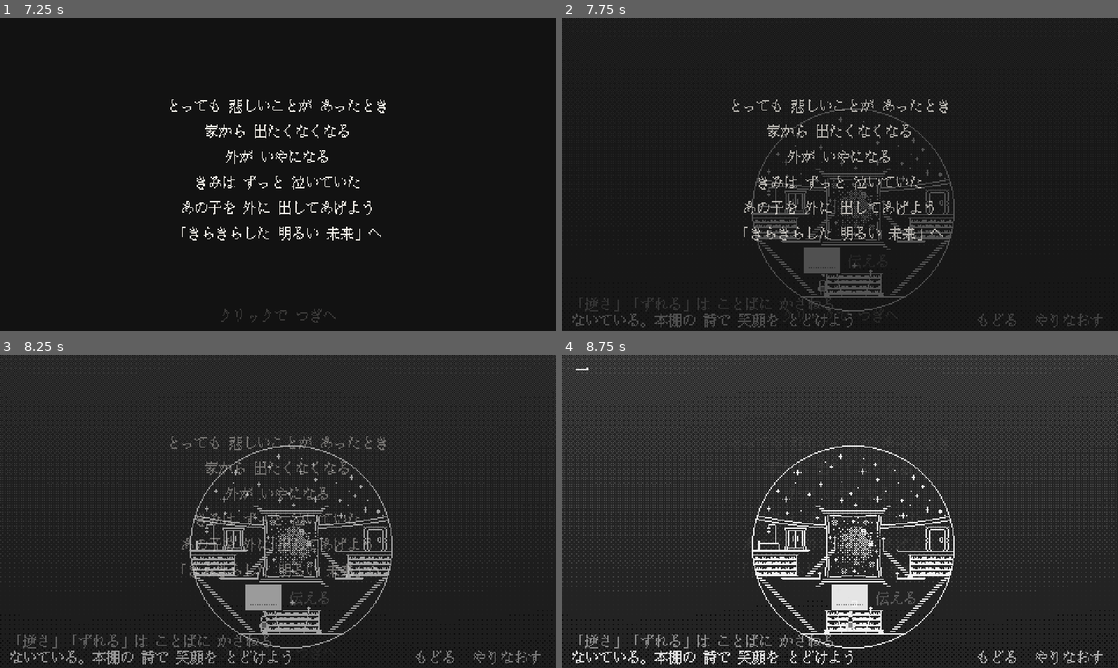
Above: before the commit, frames 1-4 (two rows, left to right).
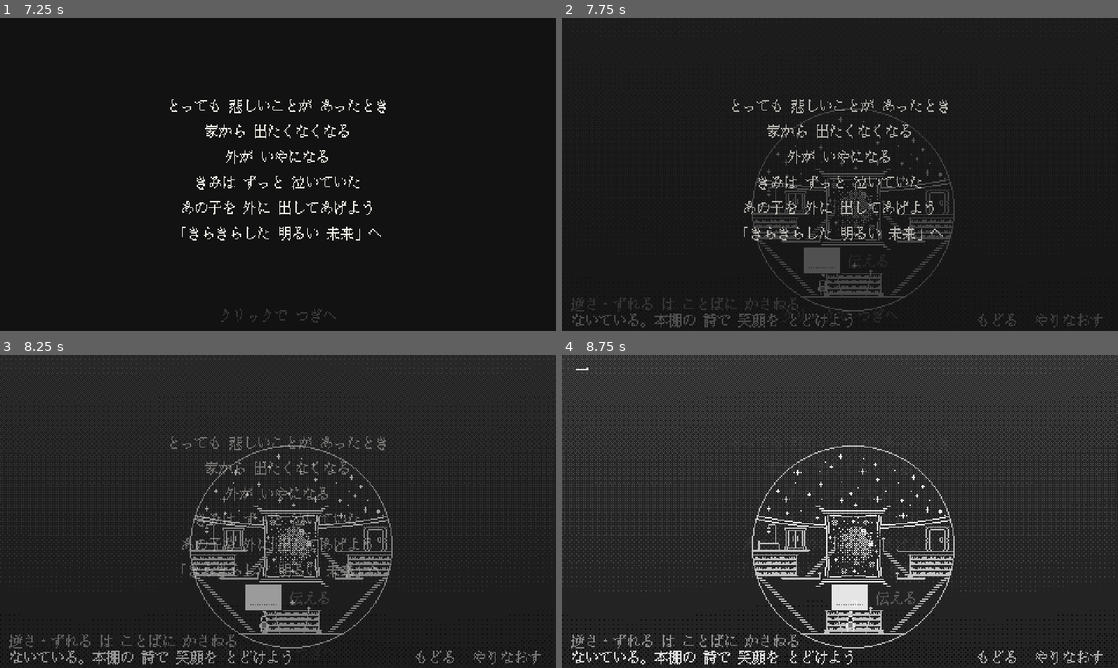
Above: after the commit, the same moments.

Repository: tmichiya/toru-3jam
Game: Godot game, scene res://scenes/main.tscn
The game is run twice, just before and just after one commit, with the same random seed, the same clock (stepped at 60 frames per second) and the same inputs.
Inputs (mouse positions are in pixels of both pictures, inside the frame that each line leads up to):
- Up to frame 1 (7.25 s): click "やりなおす" at 0.5 s; click "もどる" at 1.25 s; click "やりなおす" at 2 s; click "もどる" at 2.75 s; click "やりなおす" at 3.5 s; click "もどる" at 4.25 s; tap Enter at 5 s; drag from (278, 174) to (333, 105) at 5.02 s; drag from (166, 190) to (250, 237) at 5.77 s; move the mouse to (333, 105) at 6.52 s; tap R at 6.6 s; click (333, 105) at 6.67 s
- Up to frame 2 (7.75 s): drag from (812, 237) to (673, 127) at 7.27 s
- Up to frame 3 (8.25 s): move the mouse to (444, 558) at 8.02 s; tap Z at 8.1 s; click (444, 558) at 8.17 s
- Up to frame 4 (8.75 s): tap Space at 8.27 s

Frame 1 is identical in both runs. In frame 2, 0.6% of the frame differs, in the area x 1-49%, y 89-94%; in frame 3, 2.7%; in frame 4, 2.8%, in the area x 1-71%, y 28-94%.

Commit message:
色を全体的に増やし、エンディングの見た目を整える
色の言葉を選んでいる間は画面の彩度が上がり、部屋の線もその色に染まる。エンディングでは詩が消えて最後の文だけが残る。操作説明を短くして部屋と重ならないように。スクリーンショット確認を冒頭の文章と新しい解き方に更新。

Co-Authored-By: Claude Opus 5.5 <noreply@anthropic.com>

Diff:
--- a/scripts/main.gd
+++ b/scripts/main.gd
@@ -24,7 +24,7 @@
 func _ready() -> void:
 	game.load_poem(POEM_PATH)
 	background.setup(game, poem_view)
-	props.setup(game)
+	props.setup(game, [$World/RoomBG, $World/Room])
 	player.setup(game)
 	poem_view.setup(game)
 	fx.setup(game, poem_view, player)
--- a/scripts/poem_view.gd
+++ b/scripts/poem_view.gd
@@ -163,6 +163,11 @@
 	match ev["kind"]:
 		"collect":
 			select_page(ev["poem"])
+		"ending":
+			# エンディングの文と重ならないよう、詩はそっと消える
+			create_tween().tween_property(self, "modulate:a", 0.0, 1.5).set_delay(1.5)
+		"undo":
+			modulate.a = 1.0
 		"transform":
 			for uid in ev["uids"]:
 				if _nodes.has(uid):
--- a/scripts/room_props.gd
+++ b/scripts/room_props.gd
@@ -3,22 +3,31 @@
 ## 部屋の絵の上に重ねる小さな演出。
 ##  - 開いていて詩が残っている本棚・窓に、きらきらした目印
 ##  - エンディングで扉が開き、光がこぼれる
+##  - 部屋の線を今の色 (色の言葉) に染める
 ## 座標は部屋の絵のピクセル座標。
 
 const MARK_COLOR := Color("fff1a0")
 const LIGHT := Color("fff1b0")
 
+const TINT := 0.45  # 部屋の線を今の色にどれだけ染めるか
+
 var game: Game
+var _tinted: Array = []  # 今の色に染める CanvasItem (部屋の絵)
 var _t := 0.0
 var _open := 0.0
 
 
-func setup(g: Game) -> void:
+func setup(g: Game, tinted: Array) -> void:
 	game = g
+	_tinted = tinted
 	g.state_changed.connect(_apply)
+	_apply()
 
 
 func _apply() -> void:
+	var c := Color.WHITE.lerp(game.palette_color(game.state.d["color"], 0), TINT)
+	for item in _tinted:
+		create_tween().tween_property(item, "modulate", c, 1.0)
 	var target := 1.0 if game.state.d["ended"] else 0.0
 	if not is_equal_approx(target, _open):
 		var tw := create_tween()
--- a/scripts/saturation.gd
+++ b/scripts/saturation.gd
@@ -2,7 +2,7 @@
 extends ColorRect
 ## 画面全体の彩度を場面の進みに合わせて上げる (はじめはグレイスケール)。
 
-const FADE_TIME := 2.5
+const FADE_TIME := 1.6
 
 var game: Game
 var _mat: ShaderMaterial
@@ -18,10 +18,14 @@
 	_mat.set_shader_parameter("saturation", _value)
 
 
+## 場面の彩度 + 色の言葉を選んでいる間は color_boost だけ色が濃くなる
 func _target() -> float:
 	if game.state.d["ended"]:
 		return 1.0
-	return float(game.stage_def().get("saturation", 0.0))
+	var v := float(game.stage_def().get("saturation", 0.0))
+	if game.state.d["color"] != "gray":
+		v += float(game.poem.get("color_boost", 0.0))
+	return clampf(v, 0.0, 1.0)
 
 
 func _apply() -> void:
--- a/scripts/ui.gd
+++ b/scripts/ui.gd
@@ -10,6 +10,7 @@
 var view: PoemView
 
 var _hint_label: Label
+var _help_label: Label
 var _ending_label: Label
 var _tell_button: Button
 var _tabs: Dictionary = {}  # 詩の id -> Button
@@ -22,9 +23,9 @@
 	mouse_filter = Control.MOUSE_FILTER_IGNORE
 	_hint_label = _make_label("", Vector2(MARGIN, 254))
 	_hint_label.add_theme_color_override("font_color", UIConst.HILITE_COLOR)
-	var help := _make_label("「逆さ」「ずれる」は ことばに かさねる", Vector2(MARGIN, 240))
-	help.modulate.a = 0.55
-	_ending_label = _make_label("", Vector2(0, 60))
+	_help_label = _make_label("逆さ・ずれる は ことばに かさねる", Vector2(MARGIN, 240))
+	_help_label.modulate.a = 0.55
+	_ending_label = _make_label("", Vector2(0, 40))
 	_ending_label.size = Vector2(UIConst.SCREEN.x, 16)
 	_ending_label.horizontal_alignment = HORIZONTAL_ALIGNMENT_CENTER
 	_ending_label.add_theme_color_override("font_color", UIConst.HILITE_COLOR)
@@ -52,6 +53,7 @@
 		create_tween().tween_property(_hint_label, "visible_ratio", 1.0, 0.05 * h.length())
 	_tell_button.disabled = game.state.message().is_empty()
 	_tell_button.visible = game.capacity() > 0
+	_help_label.visible = not game.state.d["ended"]
 	if not game.state.d["ended"]:
 		_ending_label.text = ""
 	_refresh_tabs()
--- a/tests/screenshot.gd
+++ b/tests/screenshot.gd
@@ -5,6 +5,7 @@
 var out_dir := "user://"
 var game: Game
 var player: Player
+var intro: Node
 
 
 func _init() -> void:
@@ -14,38 +15,67 @@
 	root.add_child(main)
 	game = main.get_node("Game")
 	player = main.get_node("World/Player")
-	await _wait(1.0)
+	intro = main.get_node("IntroLayer/Intro")
+	await _wait(0.5)
+	for i in 3:
+		intro._advance()
+		await _wait(1.6)
+	_save("0_intro")
+	while is_instance_valid(intro) and not intro._done:
+		intro._advance()
+		await _wait(0.2)
+	await _wait(2.0)
 	_save("0_start")
 	await _walk_to("shelf_bottom")
 	await _wait(2.0)
-	_save("1_got_p1")
-	game.give(_uid("笑顔を"))
-	await _wait(0.3)
-	_save("1_give")
+	game.click(_uid("赤い"))
+	await _wait(1.5)
+	_save("1_red")
+	game.apply_tool(_uid("逆さ"), _uid("涙"))
+	await _wait(0.35)
+	_save("1_flipping")
+	await _wait(1.0)
+	game.give(_uid("笑顔"))
 	game.tell()
 	await _wait(2.0)
 	await _walk_to("bed")
 	await _wait(2.5)
-	_save("2_sleep")
-	game.give(_uid("やさしい"))
-	game.give(_uid("笑顔を"))
+	game.click(_uid("青い"))
+	game.apply_tool(_uid("ずれる"), _uid("夜"))
+	await _wait(0.25)
+	_save("2_shift")
+	await _wait(1.5)
+	game.give(_uid("朝"))
+	game.give(_uid("笑顔"))
 	game.tell()
 	await _wait(2.0)
 	await _walk_to("shelf_right")
 	await _wait(1.5)
-	game.click(_uid("金色の"))
-	await _wait(2.0)
+	game.click(_uid("紫の"))
+	await _wait(1.8)
+	_save("3_purple")
+	game.click(_uid("赤い"))
+	game.apply_tool(_uid("逆さ"), _uid("なくした"))
+	game.click(_uid("金色"))
+	await _wait(1.8)
 	_save("3_gold")
 	game.give(_uid("鍵"))
-	game.give(_uid("さがして"))
+	game.give(_uid("みつけた"))
 	game.tell()
 	await _wait(2.5)
 	await _walk_to("window")
 	await _wait(2.0)
-	_save("4_window")
-	for t in ["きらきらとした", "明るい", "未来"]:
-		game.give(_uid(t))
-	await _wait(0.3)
+	game.click(_uid("白い"))
+	await _wait(1.8)
+	_save("4_white")
+	# 白の間に 明るい を渡し、青で ずれる を出して 過去 → 今 → 未来
+	game.give(_uid("きらきらした"))
+	game.give(_uid("明るい"))
+	game.click(_uid("青い"))
+	game.apply_tool(_uid("ずれる"), _uid("過去"))
+	game.apply_tool(_uid("ずれる"), _uid("今"))
+	game.give(_uid("未来"))
+	await _wait(0.5)
 	_save("4_give")
 	game.tell()
 	await _wait(9.0)
